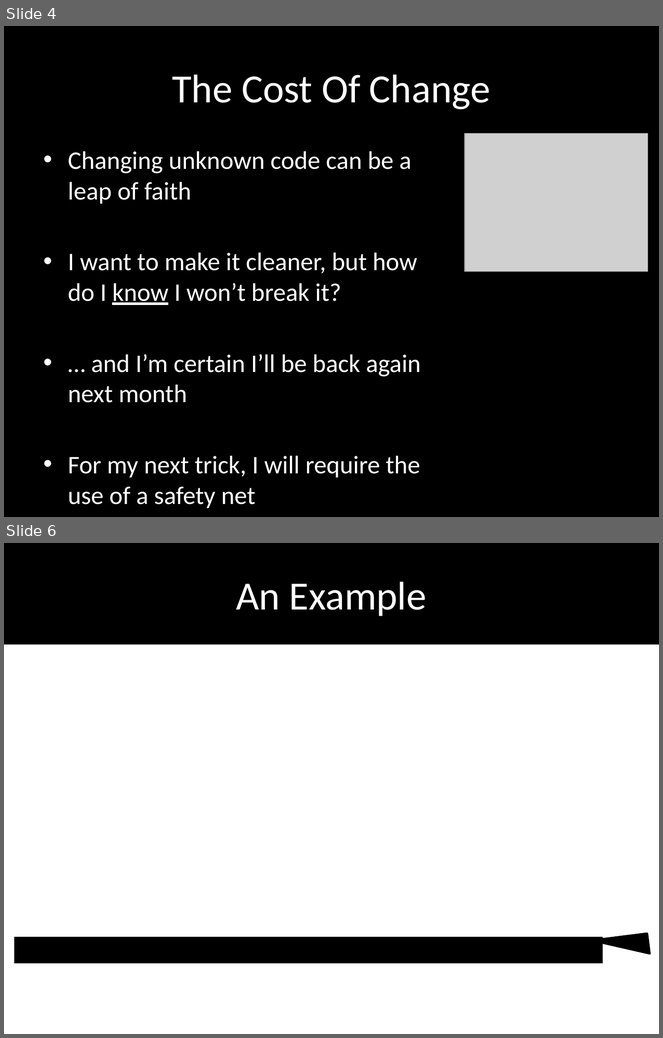
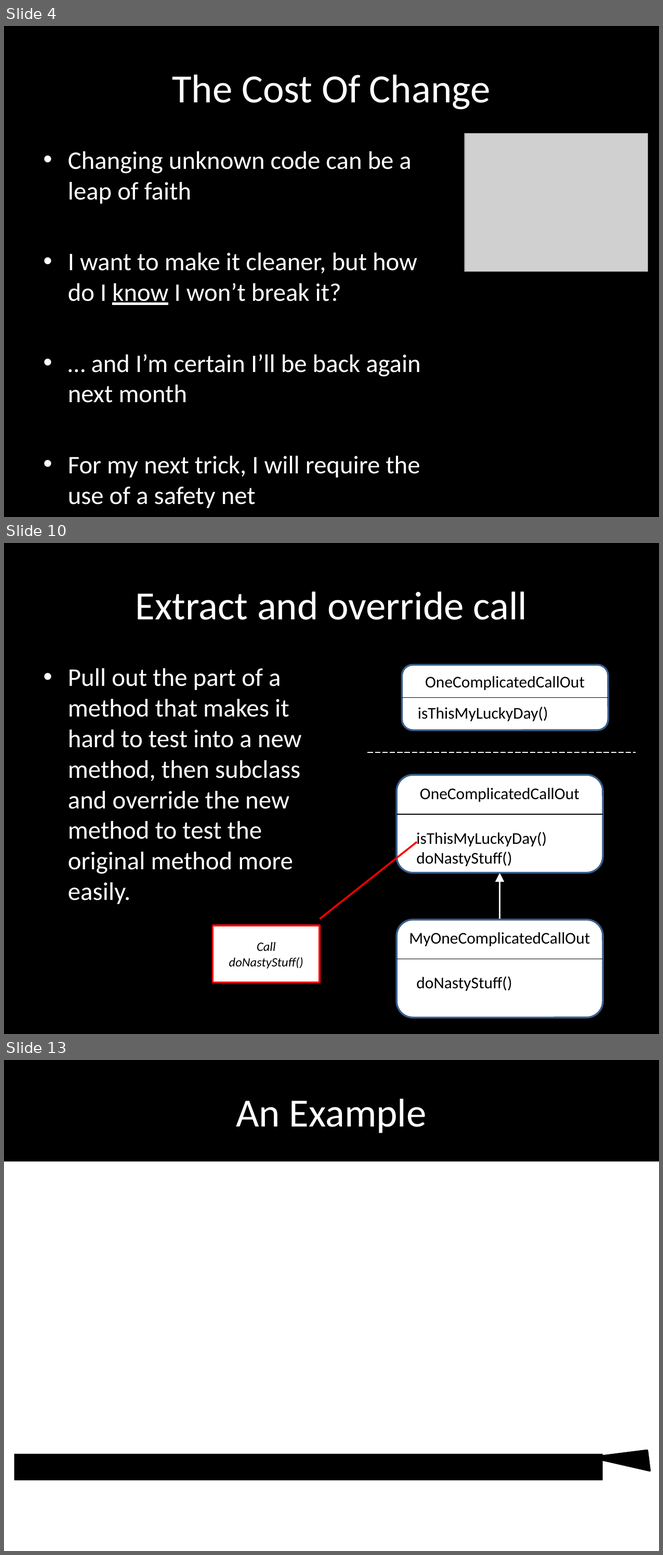
Before and after one commit to tonybaines/retrofitting-tests, a slide deck: presentation/Retrofitting Tests.pptx. Shown one above the other, each under a label of ours: slides 4 and 6 before the commit, slides 4, 10 and 13 after it; the slides between them are not shown. The pictures are 663x1038 and 663x1555 pixels, drawn with LibreOffice and Linux fonts; fonts in the diff are those of the drawing; grey boxes stand for pictures; background and template pictures are left out. Boxes give left, top, right and bottom in pixels: in the first picture for what was removed or moved away, otherwise in the second. Text is boxed around its words. In the diff, an @@ line names an element or a change of style, - is before the commit and + after.

Commit message:
(Tony) Added some slides specifically for the new exercises. Tidied up some typos Added runtime exceptions to the business methods that should be somehow replaced during testing to force dependencies to be broken

```diff
--- a/presentation/Retrofitting Tests.pptx
+++ b/presentation/Retrofitting Tests.pptx
@@ slide 10 added at [4,543,659,1034], background #000000 @@
@@ title added at [135,591,527,620], 44 pt, text #FFFFFF @@
+Extract and override call
@@ rounded rectangle added at [402,665,608,730], fill #FFFFFF, outline #3A5F8C 2 pt, 18 pt, text #000000 @@
+OneComplicatedCallOut
@@ text added at [68,668,302,904], 28 pt, text #FFFFFF @@
+• Pull out the part of a method that makes it hard to test into a new method, then subclass and override the new method to test the original method more easily.
@@ line added from (402, 697) to (608, 697), #000000 0.75 pt @@
@@ rectangle added at [412,700,606,726], fill #FFFFFF, 18 pt, text #000000 @@
+isThisMyLuckyDay()
@@ line added from (367, 753) to (636, 753), #FFFFFF 0.75 pt dashed @@
@@ rounded rectangle added at [397,775,603,873], fill #FFFFFF, outline #3A5F8C 2 pt, 18 pt, text #000000 @@
+OneComplicatedCallOut
@@ line added from (397, 814) to (603, 814), #000000 0.75 pt @@
@@ rectangle added at [410,825,590,871], fill #FFFFFF, 18 pt, text #000000 @@
+isThisMyLuckyDay()
+doNastyStuff()
@@ arrow added from (500, 919) to (500, 873), #FFFFFF 1.75 pt @@
@@ border callout added at [213,926,320,982], fill #FFFFFF, outline #FF0000 2 pt, 14 pt, text #000000, italic @@
+Call doNastyStuff()
@@ rounded rectangle added at [397,919,603,1018], fill #FFFFFF, outline #3A5F8C 2 pt, 18 pt, text #000000 @@
+MyOneComplicatedCallOut
@@ line added from (397, 960) to (603, 960), #000000 0.75 pt @@
@@ text added at [416,977,512,991], 18 pt, text #000000 @@
+doNastyStuff()
@@ what was slide 6 is now slide 13 @@
```
Also in this commit, not shown: 1 slide changed, 6 other slides added, 6 other files.
